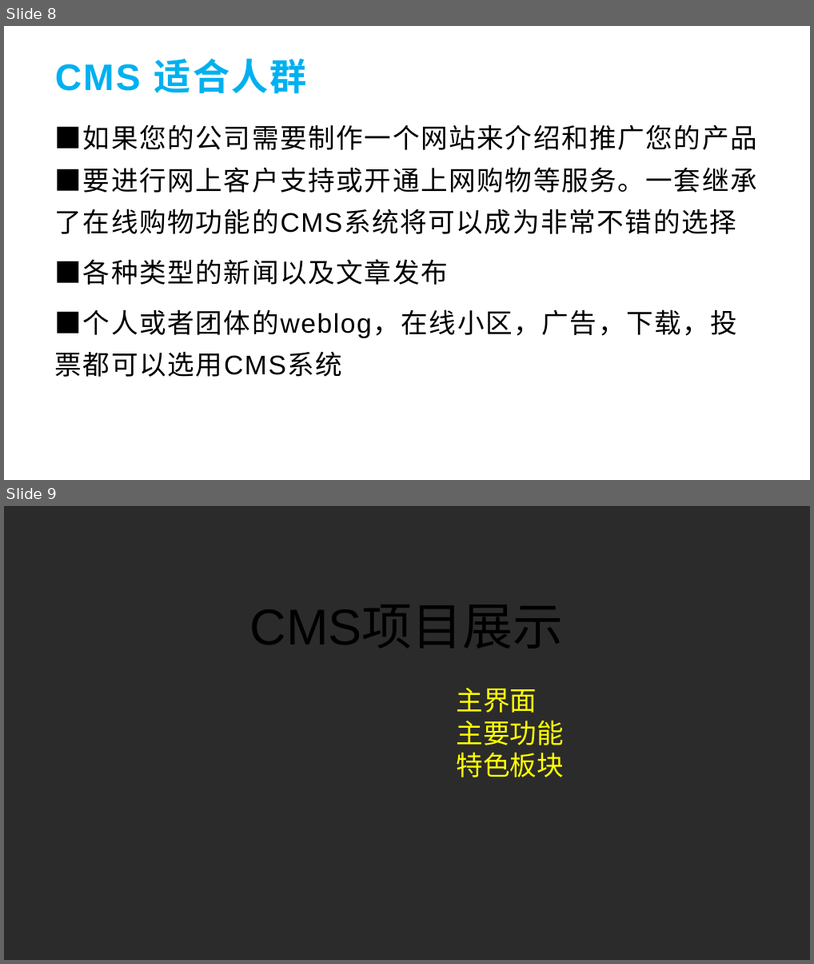
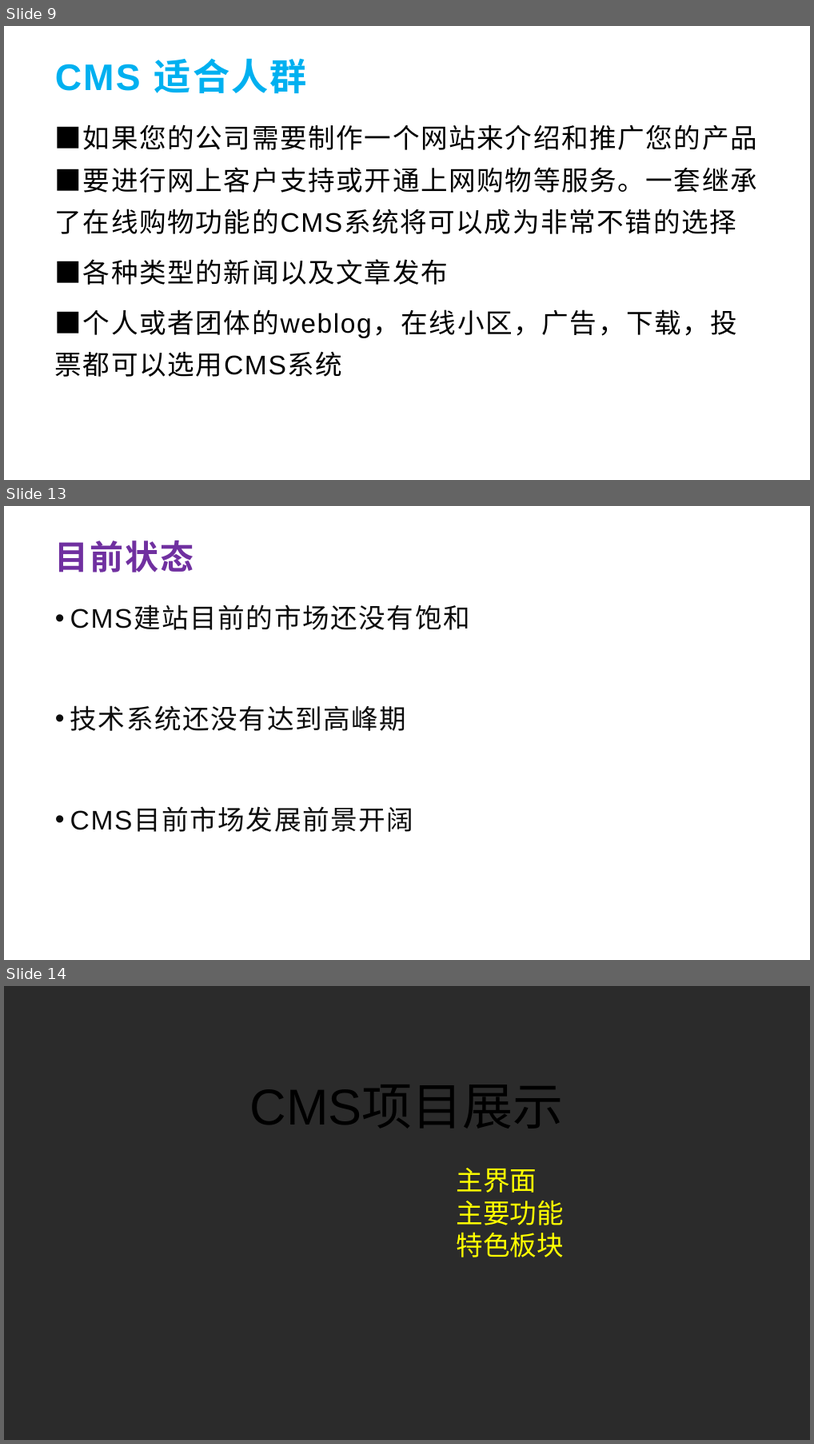
Before and after one commit to S180715J/cms, a slide deck: 02document/50日志/0327/cms测试模板.pptx. Shown one above the other, each under a label of ours: slides 8 and 9 before the commit, slides 9, 13 and 14 after it; the slides between them are not shown. The pictures are 814x964 and 814x1444 pixels, drawn with LibreOffice and Linux fonts; fonts in the diff are those of the drawing; background and template pictures are left out; a plain dark background stands for a picture behind light text. Boxes give left, top, right and bottom in pixels: in the first picture for what was removed or moved away, otherwise in the second. Text is boxed around its words. In the diff, an @@ line names an element or a change of style, - is before the commit and + after.

```diff
--- a/02document/50日志/0327/cms测试模板.pptx
+++ b/02document/50日志/0327/cms测试模板.pptx
@@ slide 13 added at bbox=[4, 506, 810, 960], background picture (left out) @@
@@ title added at bbox=[55, 540, 194, 572], 40 pt, text #7030A0, bold @@
+目前状态
@@ text added at bbox=[70, 606, 470, 832], 32 pt, text #0D0D0D @@
+• CMS建站目前的市场还没有饱和
+• 技术系统还没有达到高峰期
+• CMS目前市场发展前景开阔
@@ what was slide 8 is now slide 9 @@
@@ what was slide 9 is now slide 14 @@
```
Also in this commit, not shown: 1 slide changed, 4 other slides added.
